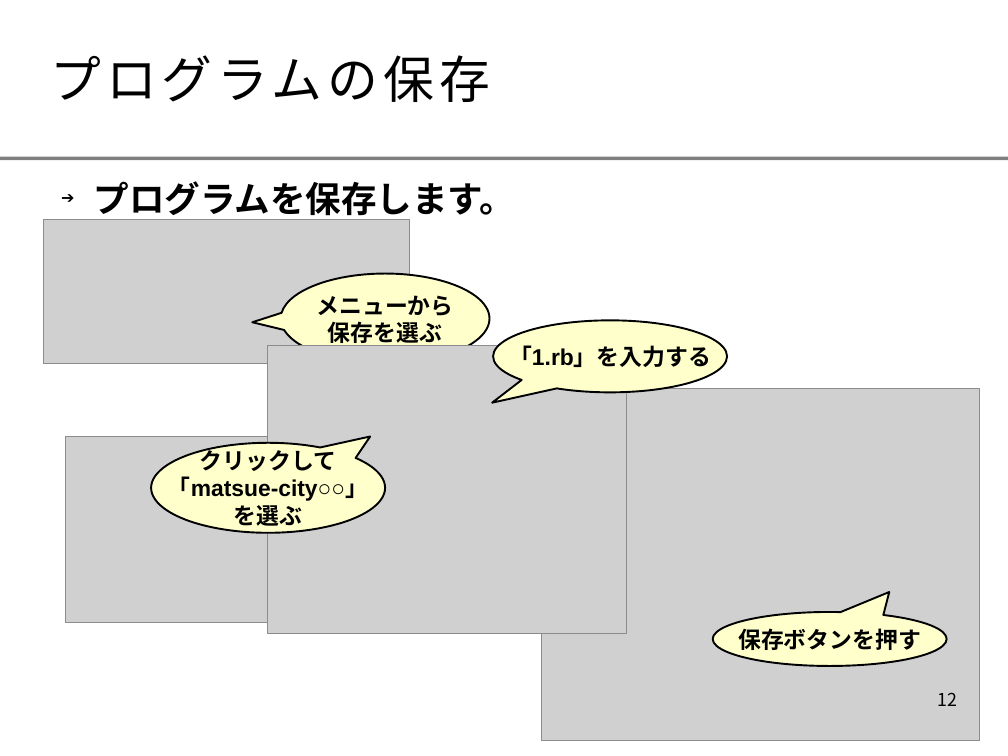
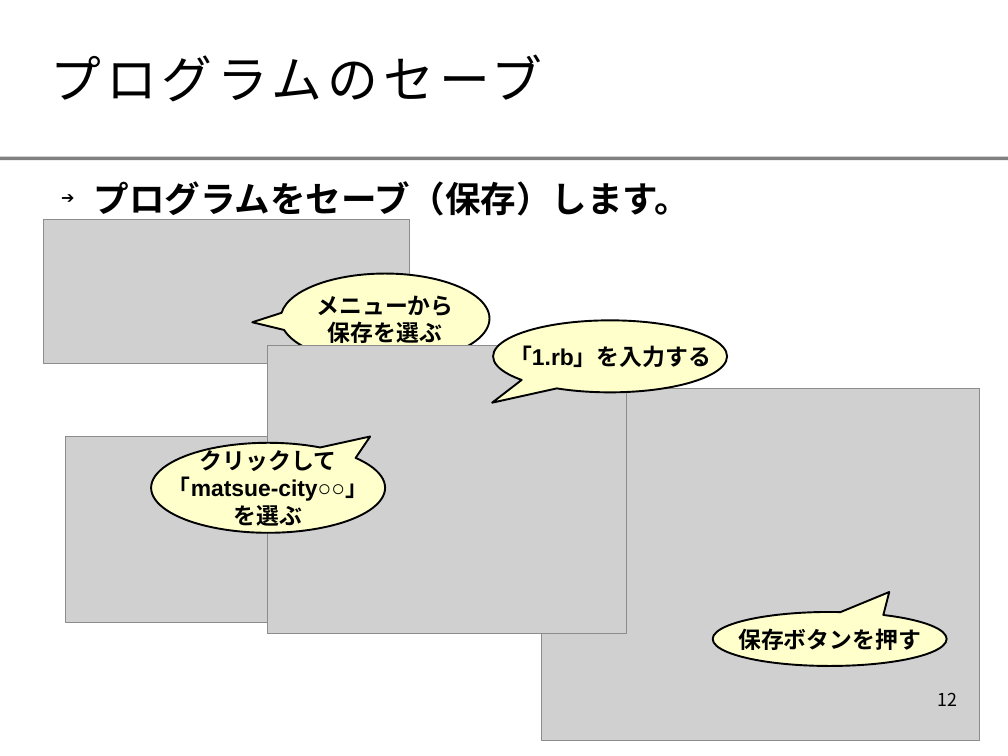
Before and after one commit to smalruby/ruby-school-mjh, a slide deck: slide 12 of mac/2014/doc/text.odp. Drawn at 1008x756 pixels with LibreOffice and Linux fonts; fonts in the diff are those of the drawing; grey boxes stand for pictures; background and template pictures are left out. Boxes give left, top, right and bottom in pixels: in the first picture for what was removed or moved away, otherwise in the second. Text is boxed around its words. In the diff, an @@ line names an element or a change of style, - is before the commit and + after.

Commit message:
2時限目のプログラムを修正

```diff
--- a/mac/2014/doc/text.odp
+++ b/mac/2014/doc/text.odp
@@ title at (50,54,542,102): text changed @@
-プログラムの保存
+プログラムのセーブ
@@ text at (94,181,691,222): text changed @@
-➔ プログラムを保存します。
+➔ プログラムをセーブ（保存）します。
```
Also in this commit, not shown: 3 other slides changed.
